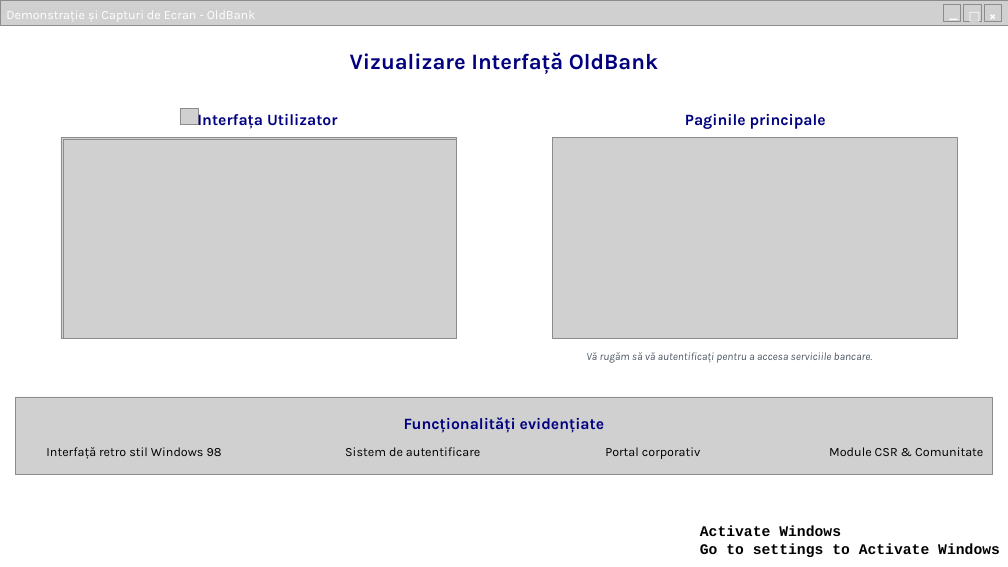
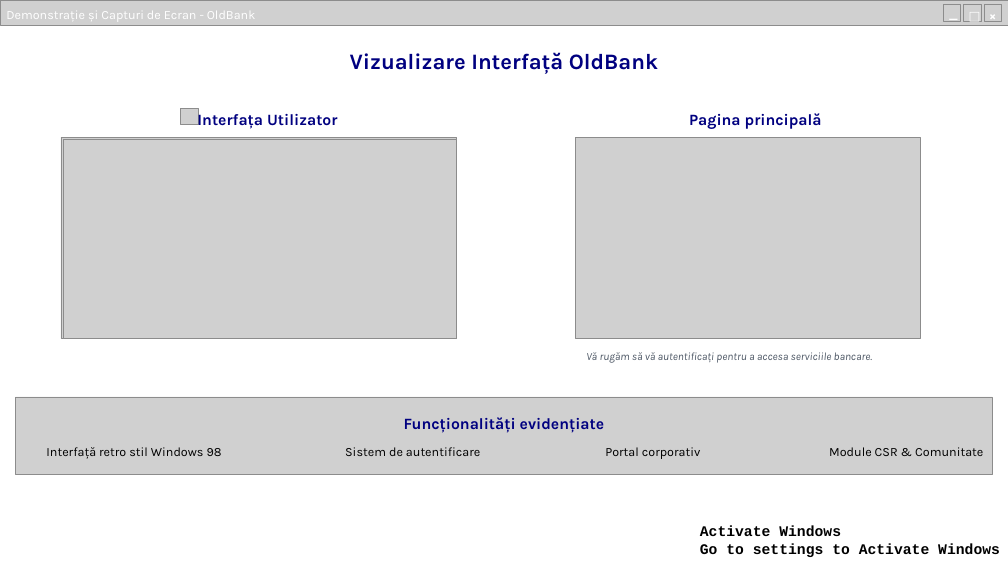
Before and after one commit to PXrotters/HackITAll, a slide deck: slide 5 of OldBank - Banking pentru Viitorul Nostalgic.pptx (slide 6 before the commit). Drawn at 1008x567 pixels with LibreOffice and Linux fonts; fonts in the diff are those of the drawing; grey boxes stand for pictures; background and template pictures are left out. Boxes give left, top, right and bottom in pixels: in the first picture for what was removed or moved away, otherwise in the second. Text is boxed around its words. In the diff, an @@ line names an element or a change of style, - is before the commit and + after.

```diff
--- a/OldBank - Banking pentru Viitorul Nostalgic.pptx
+++ b/OldBank - Banking pentru Viitorul Nostalgic.pptx
@@ text at [689, 113, 822, 129]: text changed @@
-Paginile principale
+Pagina principală
@@ picture: place and size @@
-picture at [553, 138, 957, 339]
+picture at [575, 137, 920, 339]
```
Also in this commit, not shown: 2 other slides changed, 1 slide added, 1 slide removed, 7 other files.
